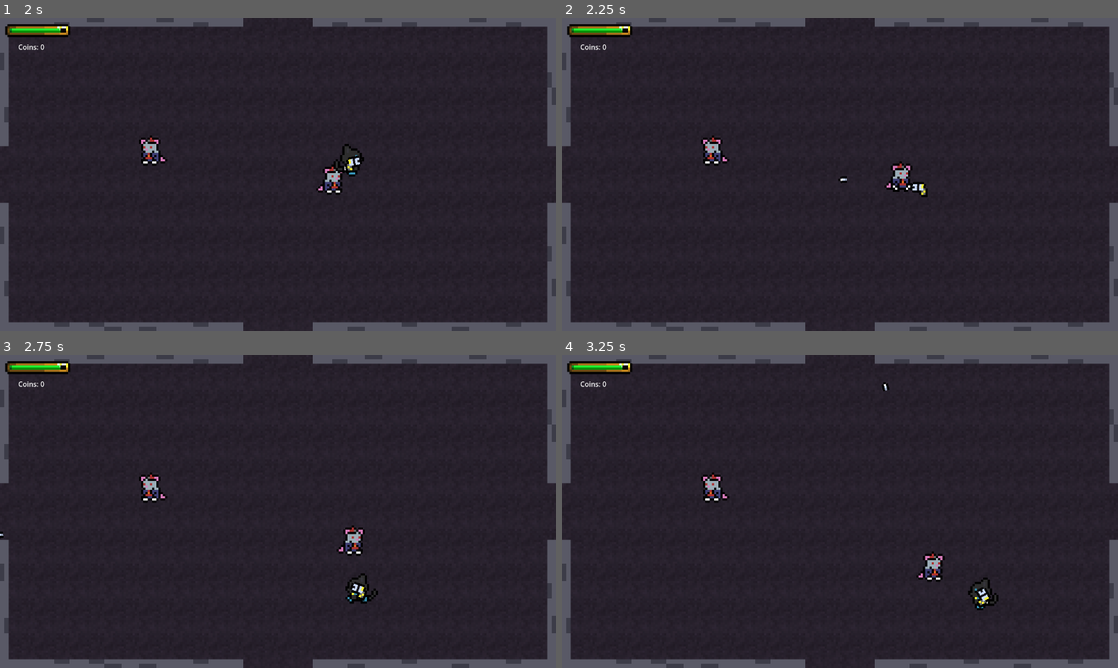
Above: before the commit, frames 1-4 (two rows, left to right).
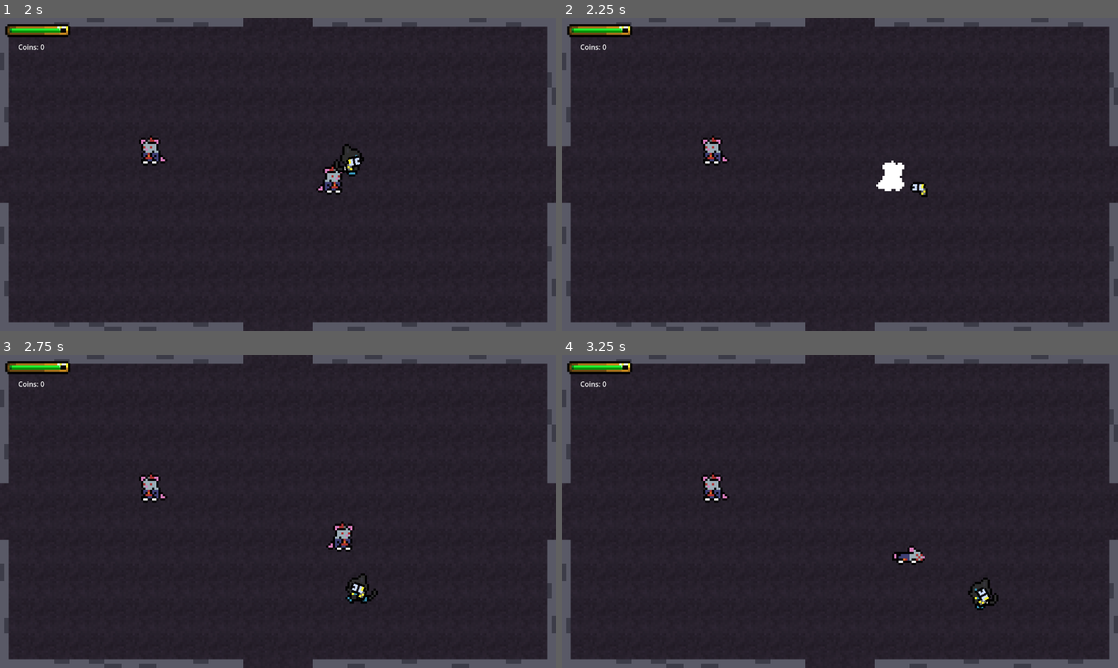
Above: after the commit, the same moments.

Repository: s4hlo/movie-jam
Game: Godot game, scene res://scenes/main_menu.tscn
Same seed, same stepped clock (60 frames per second), same inputs: the game is played once before the commit and once after it. Sound files missing from this copy of the repository are replaced by a short silence.
Inputs (mouse positions are in pixels of both pictures, inside the frame that each line leads up to):
- Up to frame 1 (2 s): click "Start" at 0.5 s; move the mouse to (400, 158) at 1.27 s; hold D (move_right) from 1.28 s (still down); click (400, 158) at 1.35 s
- Up to frame 2 (2.25 s): move the mouse to (728, 190) at 2.02 s; release D (move_right) at 2.03 s; hold S (move_down) from 2.03 s (still down); click (728, 190) at 2.1 s
- Up to frame 3 (2.75 s): keep holding S (move_down)
- Up to frame 4 (3.25 s): move the mouse to (895, 442) at 2.77 s; release S (move_down) at 2.78 s; hold D (move_right) from 2.78 s (still down); click (895, 442) at 2.85 s

Frame 1 is identical in both runs. In frame 2, 0.5% of the frame differs, in the area x 49-63%, y 45-56%; in frame 3, 0.5%; in frame 4, 0.5%, in the area x 57-76%, y 8-79%.

Commit message:
Alterando box
Adicionando a colisão com os tiros

Diff:
--- a/scenes/box.tscn
+++ b/scenes/box.tscn
@@ -19,3 +19,5 @@
 [node name="CollisionShape2D" type="CollisionShape2D" parent="." unique_id=1560183814]
 visibility_layer = 2
 shape = SubResource("RectangleShape2D_ks2v0")
+
+[connection signal="area_entered" from="." to="." method="_on_area_entered"]
--- a/scenes/bullet.tscn
+++ b/scenes/bullet.tscn
@@ -12,7 +12,6 @@
 size = Vector2(20, 15)
 
 [node name="Bullet" type="Area2D" unique_id=497716828 groups=["bullets"]]
-collision_layer = 2
 script = ExtResource("1_y25gk")
 
 [node name="Sprite2D" type="Sprite2D" parent="." unique_id=793287796]
--- a/scripts/box.gd
+++ b/scripts/box.gd
@@ -9,3 +9,9 @@
 # Called every frame. 'delta' is the elapsed time since the previous frame.
 func _process(delta: float) -> void:
 	pass
+
+
+func _on_area_entered(area: Area2D) -> void:
+	if area.is_in_group("bullets"):
+		area.queue_free()
+		queue_free()
